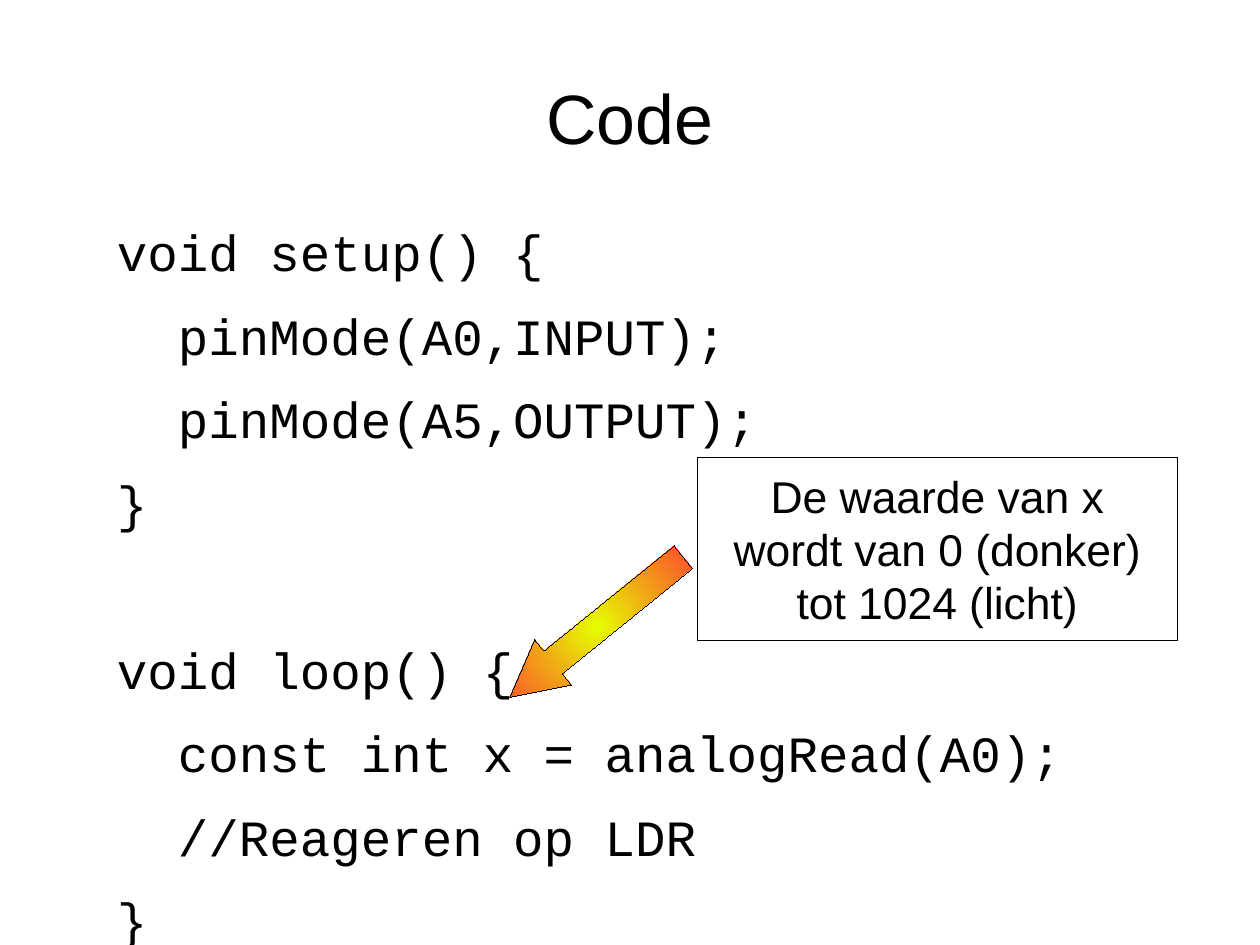
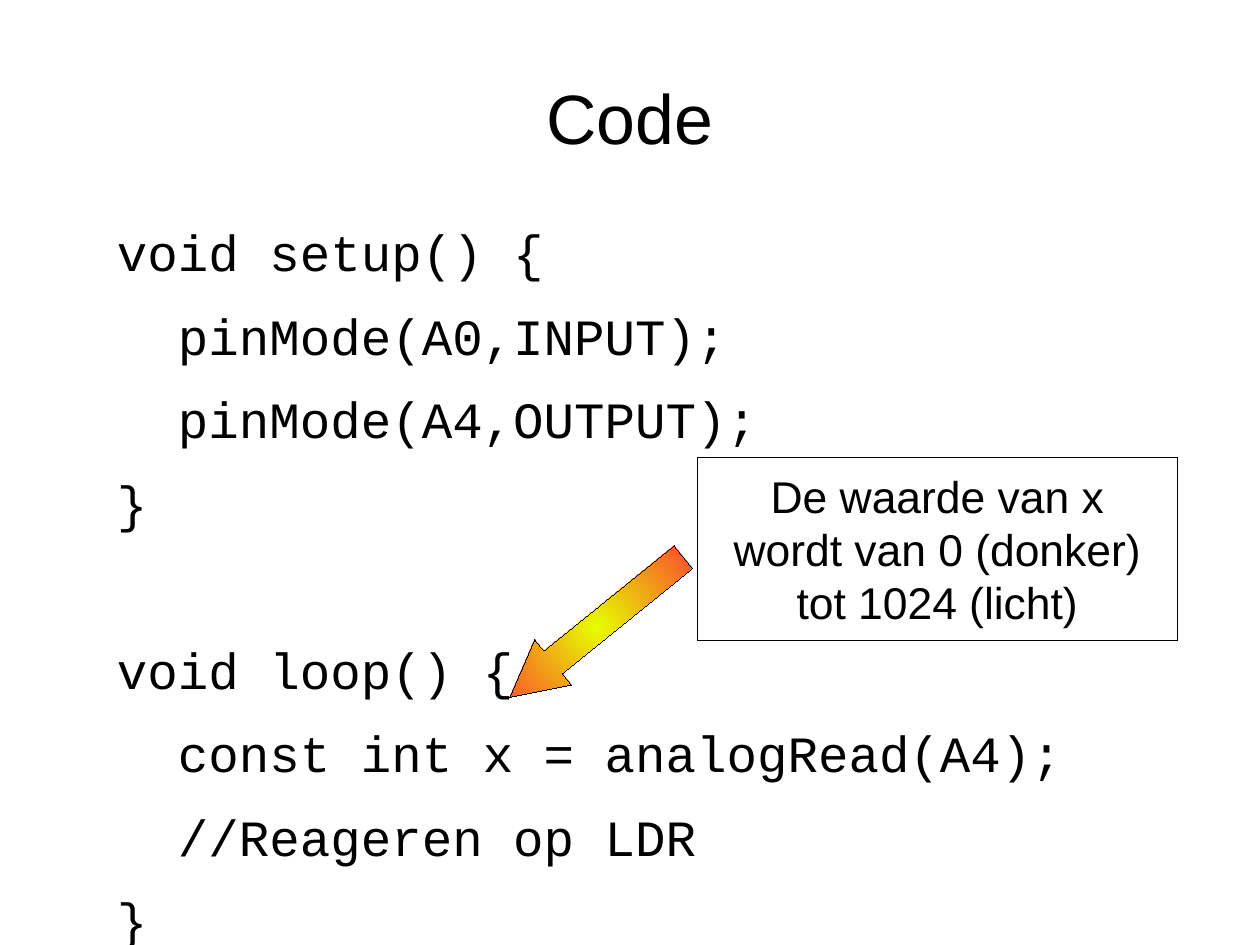
Before and after one commit to djog/arduino_cursus, a slide deck: slide 3 of Raw/If.odp. Drawn at 1260x945 pixels with LibreOffice and Linux fonts; fonts in the diff are those of the drawing. Boxes give left, top, right and bottom in pixels: in the first picture for what was removed or moved away, otherwise in the second. Text is boxed around its words. In the diff, an @@ line names an element or a change of style, - is before the commit and + after.

```diff
--- a/Raw/If.odp
+++ b/Raw/If.odp
@@ text at (178,402,757,449): text changed @@
-pinMode(A5,OUTPUT);
+pinMode(A4,OUTPUT);
@@ text at (178,736,1062,783): text changed @@
-const int x = analogRead(A0);
+const int x = analogRead(A4);
```
Also in this commit, not shown: 1 other slide changed, 1 slide added, 9 other files.
